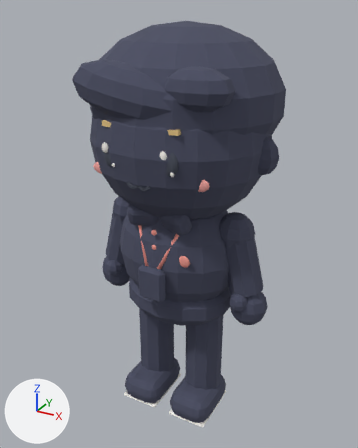
An edit to the glTF model out/avatars/av_nando.glb, drawn before and after from the same camera.
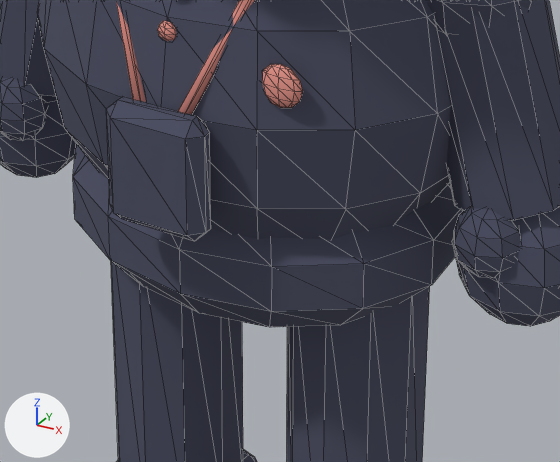
Old and new are each drawn whole from a 50 mm lens placed at (0.737, -1.345, 1.378), pointed at (-0.02, 0.031, 0.69) and again close up on the part from 31% to 72% of the width and 53% to 81% of the height. Every picture has the same lights, and +X, +Y and +Z are marked at lower left. The first two pictures are the older version. The close-ups show mesh edges as thin lines. Where no turn or scale is listed for an object, it has been applied to the vertices. Vertices at exactly the same position are counted once.

The scene before the commit, as lines of its bpy script (objects in view):
```python
me_sm_av_nando_acc_badge_outline = bpy.data.meshes.new('SM_av_nando_acc_badge_outline')
me_sm_av_nando_acc_badge_outline.from_pydata(...)  # 24 vertices, 44 faces; spans x -0.0479..0.0479, y -0.2004..-0.1696, z 0.5121..0.6279
me_sm_av_nando_acc_badge_outline.materials.append(mat_mat_outline)  # greyish blue #4b4e63
me_sm_av_nando_hips = bpy.data.meshes.new('SM_av_nando_hips')
me_sm_av_nando_hips.from_pydata(...)  # a UV sphere (14 segments, 7 rings, poles along z) spanning x -0.181..0.181, y -0.146..0.146, z 0.36..0.54
me_sm_av_nando_hips.materials.append(mat_mat_black)  # greyish blue #4a4f5c
me_sm_av_nando_leg_l_outline = bpy.data.meshes.new('SM_av_nando_leg_l_outline')
me_sm_av_nando_leg_l_outline.from_pydata(...)  # 116 vertices, 224 faces; spans x 0.021..0.179, y -0.149..0.079, z -0.009..0.406
me_sm_av_nando_leg_l_outline.materials.append(mat_mat_outline)  # greyish blue #4b4e63
ob_sm_av_nando_acc_badge_outline = bpy.data.objects.new('SM_av_nando_acc_badge_outline', me_sm_av_nando_acc_badge_outline)
ob_sm_av_nando_acc_badge_outline.location = (0.0, 0.0, 0.0)
ob_sm_av_nando_hips = bpy.data.objects.new('SM_av_nando_hips', me_sm_av_nando_hips)
ob_sm_av_nando_hips.location = (0.0, 0.0, 0.0)
ob_sm_av_nando_leg_l_outline = bpy.data.objects.new('SM_av_nando_leg_l_outline', me_sm_av_nando_leg_l_outline)
ob_sm_av_nando_leg_l_outline.location = (0.0, 0.0, 0.0)
# also in view: 'SM_av_nando_hips_outline' at (0.0, 0.0, 0.45); 'SM_av_nando_acc_badge' at (0.0, -0.155, 0.656); 'SM_av_nando_leg_r_outline' at (-0.1, -0.035, 0.198); 'SM_av_nando_torso' at (0.0, -0.001, 0.62); 'SM_av_nando_torso_outline' at (0.0, 0.0, 0.62)
```
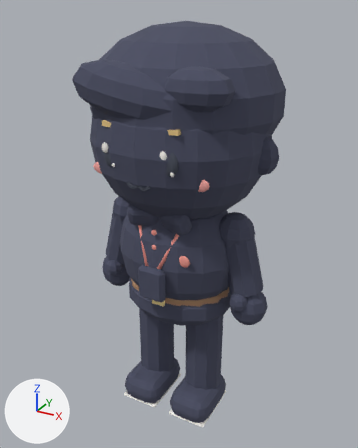
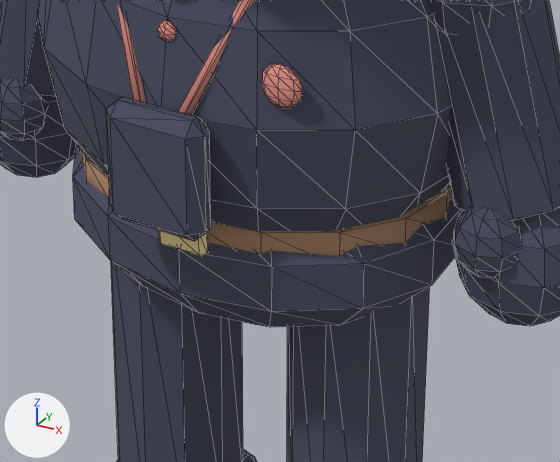
Edits to the scene script, one JSON object a line:
```json
{"op": "add", "block": "mat_mat_butter", "code": ["mat_mat_butter = principled_material('MAT_butter')", "mat_mat_butter.base_color = (0.922, 0.738, 0.356)  # beige #f6dfa1", "mat_mat_butter.roughness = 1.0"]}
{"block": "me_sm_av_nando_hips", "where": "# used by ob_sm_av_nando_hips; location = (0.0, 0.0, 0.0)"}
{"op": "remove", "block": "me_sm_av_nando_hips", "code": "me_sm_av_nando_hips.from_pydata(...)  # 86 vertices, 168 faces; spans x -0.181..0.181, y -0.146..0.146, z 0.36..0.54"}
{"op": "add", "block": "me_sm_av_nando_hips", "code": "me_sm_av_nando_hips.from_pydata(...)  # 142 vertices, 272 faces; spans x -0.185..0.185, y -0.154..0.147, z 0.36..0.54"}
{"block": "me_sm_av_nando_hips", "change": "me_sm_av_nando_hips part 1: a new loose piece, a 16-sided cylinder along z spanning x -0.185..0.185, y -0.147..0.147, z 0.468..0.502, in mat_mat_wood_dark (brown #a98466)"}
{"block": "me_sm_av_nando_hips", "change": "me_sm_av_nando_hips part 2: a new loose piece of 24 vertices spanning x -0.025..0.025, y -0.154..-0.142, z 0.468..0.502, in mat_mat_butter (beige #f6dfa1)"}
{"op": "add", "block": "me_sm_av_nando_hips", "code": "me_sm_av_nando_hips.materials.append(mat_mat_wood_dark)  # brown #a98466"}
{"op": "add", "block": "me_sm_av_nando_hips", "code": "me_sm_av_nando_hips.materials.append(mat_mat_butter)  # beige #f6dfa1"}
```

What differs and where, as boxes (x1, y1, x2, y2) in the close-ups (560 x 462 px):
```json
{"object": "SM_av_nando_hips", "change": "reshaped", "after": [79, 147, 452, 256], "on screen": "not visible before"}
{"part": 1, "of": "me_sm_av_nando_hips", "change": "added", "after": [79, 147, 452, 256], "on screen": "brown"}
{"part": 2, "of": "me_sm_av_nando_hips", "change": "added", "after": [158, 230, 208, 256], "on screen": "beige"}
```
